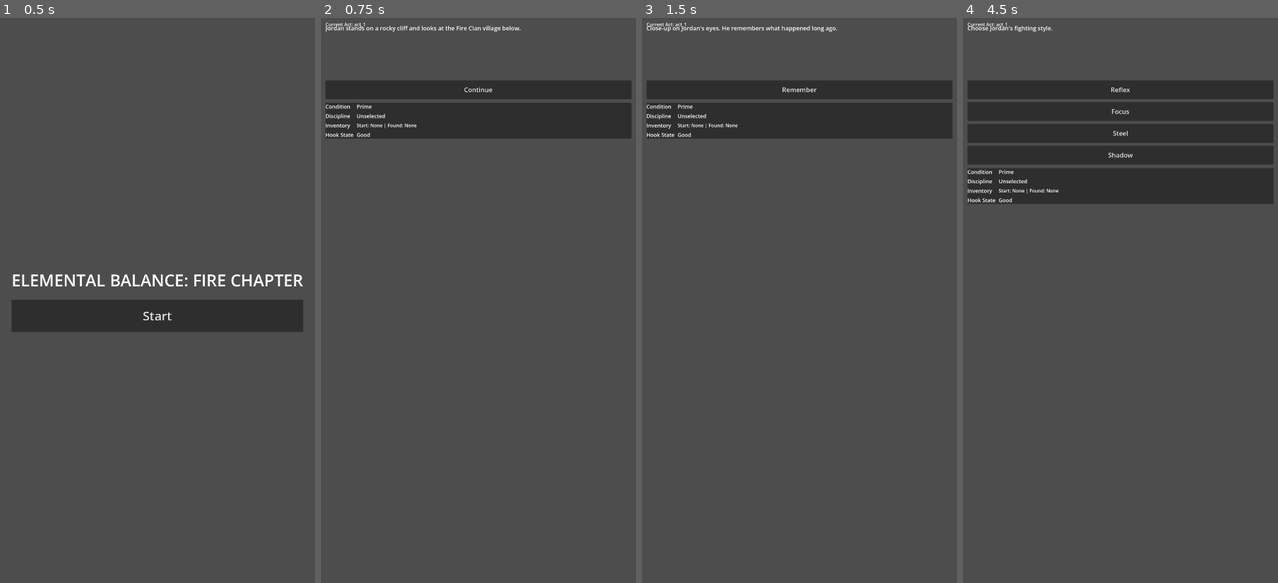
Above: before the commit, frames 1-4 (left to right).
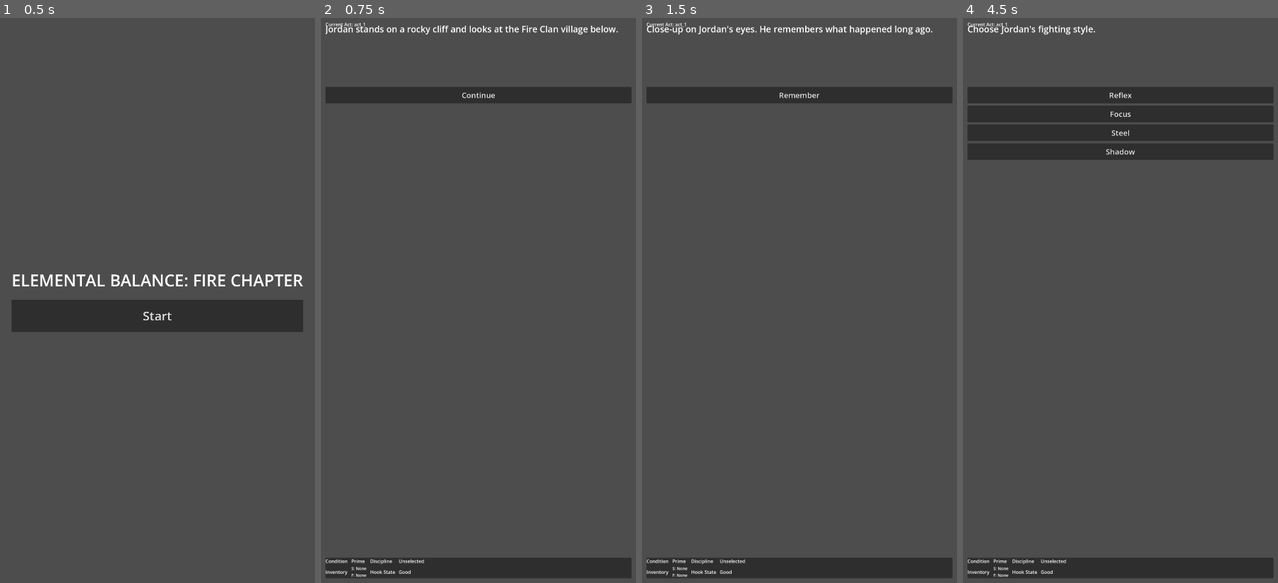
Above: after the commit, the same moments.

Repository: GamerJoe85/Jordan-Ninja-Choose-Your-Own-Adventure
Game: Godot game, scene res://scenes/TitleMenu.tscn
Two runs of this game, one before a commit and one after it. Both use one fixed random seed, a clock stepped at 60 frames per second and the inputs below.
Inputs:
- Up to frame 1 (0.5 s): no input
- Up to frame 2 (0.75 s): click "Start" at 0.5 s
- Up to frame 3 (1.5 s): click "Continue" at 1.25 s
- Up to frame 4 (4.5 s): click "Remember" at 2 s; click "Continue" at 2.75 s; click "Stand" at 3.5 s; click "Train" at 4.25 s

Frame 1 is identical in both runs. In frame 2, 12% of the frame differs, in the area x 1-99%, y 1-100%; in frame 3, 12%; in frame 4, 13%.

Commit message:
Improve mobile readability and compact HUD layout

Diff:
--- a/project.godot
+++ b/project.godot
@@ -15,5 +15,5 @@
 window/stretch/mode="viewport"
 window/stretch/aspect="keep"
 window/stretch/scale=1.0
-window/dpi/allow_hidpi=false
+window/dpi/allow_hidpi=true
 window/handheld/orientation="sensor"
--- a/scenes/PagePlayer.tscn
+++ b/scenes/PagePlayer.tscn
@@ -21,7 +21,7 @@
 grow_vertical = 2
 expand_mode = 1
 stretch_mode = 5
-modulate = Color(1, 1, 1, 0.6)
+modulate = Color(1, 1, 1, 0.9)
 
 [node name="MarginContainer" type="MarginContainer" parent="."]
 layout_mode = 1
@@ -31,26 +31,31 @@
 grow_horizontal = 2
 grow_vertical = 2
 theme_override_constants/margin_left = 20
-theme_override_constants/margin_top = 20
+theme_override_constants/margin_top = 16
 theme_override_constants/margin_right = 20
-theme_override_constants/margin_bottom = 20
+theme_override_constants/margin_bottom = 16
 
 [node name="MainVBox" type="VBoxContainer" parent="MarginContainer"]
 layout_mode = 2
-theme_override_constants/separation = 12
+size_flags_vertical = 3
+theme_override_constants/separation = 8
 
 [node name="StoryText" type="RichTextLabel" parent="MarginContainer/MainVBox"]
 unique_name_in_owner = true
-custom_minimum_size = Vector2(0, 180)
+custom_minimum_size = Vector2(0, 210)
 layout_mode = 2
 bbcode_enabled = false
 fit_content = false
-theme_override_font_sizes/normal_font_size = 20
+theme_override_font_sizes/normal_font_size = 30
 
 [node name="ChoiceContainer" type="VBoxContainer" parent="MarginContainer/MainVBox"]
 unique_name_in_owner = true
 layout_mode = 2
-theme_override_constants/separation = 10
+theme_override_constants/separation = 8
+
+[node name="Spacer" type="Control" parent="MarginContainer/MainVBox"]
+layout_mode = 2
+size_flags_vertical = 3
 
 [node name="HUDPanel" type="PanelContainer" parent="MarginContainer/MainVBox"]
 layout_mode = 2
@@ -58,50 +63,50 @@
 
 [node name="HUDGrid" type="GridContainer" parent="MarginContainer/MainVBox/HUDPanel"]
 layout_mode = 2
-columns = 2
-theme_override_constants/h_separation = 10
-theme_override_constants/v_separation = 6
+columns = 4
+theme_override_constants/h_separation = 12
+theme_override_constants/v_separation = 4
 
 [node name="HealthLabel" type="Label" parent="MarginContainer/MainVBox/HUDPanel/HUDGrid"]
 layout_mode = 2
-theme_override_font_sizes/font_size = 18
+theme_override_font_sizes/font_size = 16
 text = "Condition"
 
 [node name="HealthValue" type="Label" parent="MarginContainer/MainVBox/HUDPanel/HUDGrid"]
 unique_name_in_owner = true
 layout_mode = 2
-theme_override_font_sizes/font_size = 18
+theme_override_font_sizes/font_size = 16
 text = "Prime"
 
 [node name="DisciplineLabel" type="Label" parent="MarginContainer/MainVBox/HUDPanel/HUDGrid"]
 layout_mode = 2
-theme_override_font_sizes/font_size = 18
+theme_override_font_sizes/font_size = 16
 text = "Discipline"
 
 [node name="DisciplineValue" type="Label" parent="MarginContainer/MainVBox/HUDPanel/HUDGrid"]
 unique_name_in_owner = true
 layout_mode = 2
-theme_override_font_sizes/font_size = 18
+theme_override_font_sizes/font_size = 16
 text = "Unselected"
 
 [node name="InventoryLabel" type="Label" parent="MarginContainer/MainVBox/HUDPanel/HUDGrid"]
 layout_mode = 2
-theme_override_font_sizes/font_size = 18
+theme_override_font_sizes/font_size = 16
 text = "Inventory"
 
 [node name="InventoryValue" type="Label" parent="MarginContainer/MainVBox/HUDPanel/HUDGrid"]
 unique_name_in_owner = true
 layout_mode = 2
-theme_override_font_sizes/font_size = 16
+theme_override_font_sizes/font_size = 14
 text = "Starting: None\nFound: None"
 
 [node name="HookLabel" type="Label" parent="MarginContainer/MainVBox/HUDPanel/HUDGrid"]
 layout_mode = 2
-theme_override_font_sizes/font_size = 18
+theme_override_font_sizes/font_size = 16
 text = "Hook State"
 
 [node name="HookValue" type="Label" parent="MarginContainer/MainVBox/HUDPanel/HUDGrid"]
 unique_name_in_owner = true
 layout_mode = 2
-theme_override_font_sizes/font_size = 18
+theme_override_font_sizes/font_size = 16
 text = "Good"
--- a/scripts/ui/page_player.gd
+++ b/scripts/ui/page_player.gd
@@ -136,8 +136,8 @@
 		var button: Button = Button.new()
 		button.text = str(choice.get("label", "Continue"))
 		button.autowrap_mode = TextServer.AUTOWRAP_WORD_SMART
-		button.custom_minimum_size = Vector2(0, 64)
-		button.add_theme_font_size_override("font_size", 22)
+		button.custom_minimum_size = Vector2(0, 56)
+		button.add_theme_font_size_override("font_size", 26)
 		button.pressed.connect(_on_choice_selected.bind(choice))
 		choice_container.add_child(button)
 		shown += 1
@@ -199,9 +199,7 @@
 func refresh_hud() -> void:
 	health_value.text = GameState.health_tier
 	discipline_value.text = "Unselected" if GameState.discipline.is_empty() else GameState.discipline
-	var inventory_text: String = "Start: %s | Found: %s" % [
-		", ".join(GameState.starting_items) if not GameState.starting_items.is_empty() else "None",
-		", ".join(GameState.found_items) if not GameState.found_items.is_empty() else "None"
-	]
-	inventory_value.text = inventory_text
+	var start_items_text: String = ", ".join(GameState.starting_items) if not GameState.starting_items.is_empty() else "None"
+	var found_items_text: String = ", ".join(GameState.found_items) if not GameState.found_items.is_empty() else "None"
+	inventory_value.text = "S: %s\nF: %s" % [start_items_text, found_items_text]
 	hook_value.text = GameState.hook_state
